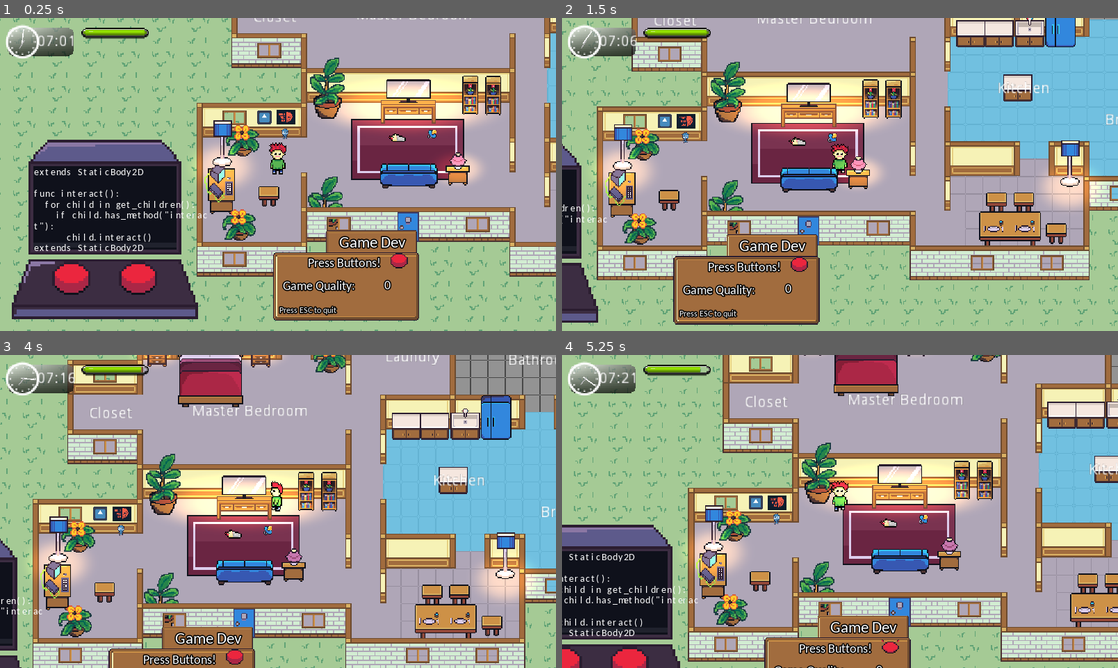
Above: before the commit, frames 1-4 (two rows, left to right).
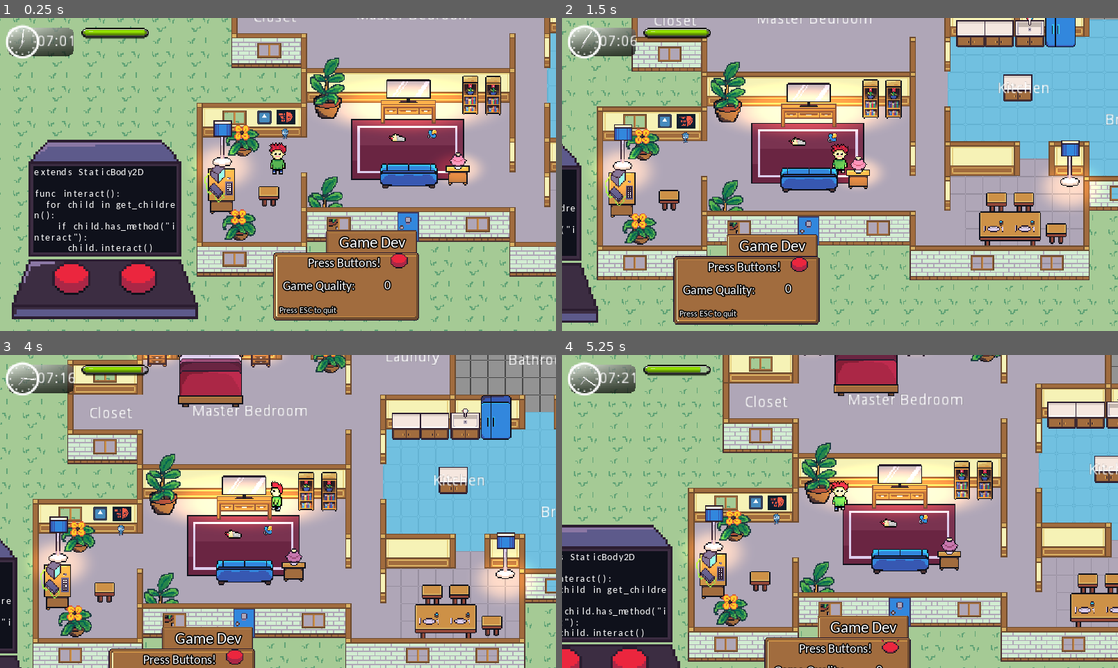
Above: after the commit, the same moments.

Repository: kevinms/godot-wild-jam-24
Game: Godot game, scene res://HouseV2.tscn
Same seed, same stepped clock (60 frames per second), same inputs: the game is played once before the commit and once after it. The engine's default icon, where the game draws it, is replaced by a stand-in: a white triangle on a blue panel in a dark square.
Inputs:
- Up to frame 1 (0.25 s): no input
- Up to frame 2 (1.5 s): tap Enter (ui_accept) at 0.5, 0.77 s; hold Right (ui_right) 0.53-1.28 s; hold Down (ui_down) from 1.28 s (still down)
- Up to frame 3 (4 s): tap Enter (ui_accept) at 1.52, 3.02, 3.77 s; release Down (ui_down) at 2.03 s; hold Right (ui_right) 2.03-2.78 s; hold Up (ui_up) 2.78-3.53 s; hold Left (ui_left) from 3.53 s (still down)
- Up to frame 4 (5.25 s): tap Enter (ui_accept) at 4.52, 5 s; release Left (ui_left) at 5.03 s; hold Down (ui_down) from 5.03 s (still down)

The runs differ from the first frame. In frame 1, 1.4% of the frame differs, in the area x 5-38%, y 48-77%; in frame 2, 0.1%; in frame 3, 0.1%; in frame 4, 1.1%.

Commit message:
The computer typing mini game essentially works! Could use a lot more polish, but it works.

Diff:
--- a/Interactions/ComputerChar.gd
+++ b/Interactions/ComputerChar.gd
@@ -11,3 +11,4 @@
 var color setget set_color
 func set_color(value):
 	$Label.add_color_override("font_color", value)
+	$AnimationPlayer.play("Grow")
--- a/Interactions/ComputerChar.tscn
+++ b/Interactions/ComputerChar.tscn
@@ -7,14 +7,34 @@
 size = 9
 font_data = ExtResource( 1 )
 
+[sub_resource type="Animation" id=2]
+resource_name = "Grow"
+length = 0.3
+tracks/0/type = "value"
+tracks/0/path = NodePath(".:scale")
+tracks/0/interp = 1
+tracks/0/loop_wrap = true
+tracks/0/imported = false
+tracks/0/enabled = true
+tracks/0/keys = {
+"times": PoolRealArray( 0, 0.1, 0.2 ),
+"transitions": PoolRealArray( 1, 1, 1 ),
+"update": 0,
+"values": [ Vector2( 1, 1 ), Vector2( 2, 2 ), Vector2( 1, 1 ) ]
+}
+
 [node name="ComputerChar" type="Node2D"]
 script = ExtResource( 2 )
 
 [node name="Label" type="Label" parent="."]
-margin_right = 7.0
+margin_right = 5.0
 margin_bottom = 14.0
 custom_fonts/font = SubResource( 1 )
 text = "A"
+align = 1
 __meta__ = {
 "_edit_use_anchors_": false
 }
+
+[node name="AnimationPlayer" type="AnimationPlayer" parent="."]
+anims/Grow = SubResource( 2 )
--- a/Interactions/ComputerScreen.gd
+++ b/Interactions/ComputerScreen.gd
@@ -2,7 +2,7 @@
 
 onready var computer_char_scene = load("res://Interactions/ComputerChar.tscn")
 
-const max_line_length = 32
+const max_line_length = 26
 const char_width = 5
 const char_height = 10
 const max_lines_displayed = 8
Binary file changed: Furniture/Assets/computer-screen.png
Not shown: 1 places in Interactions/ComputerChar.tscn that only renumber resources
Not shown, changed: Furniture/Assets/computer-screen.xcf
